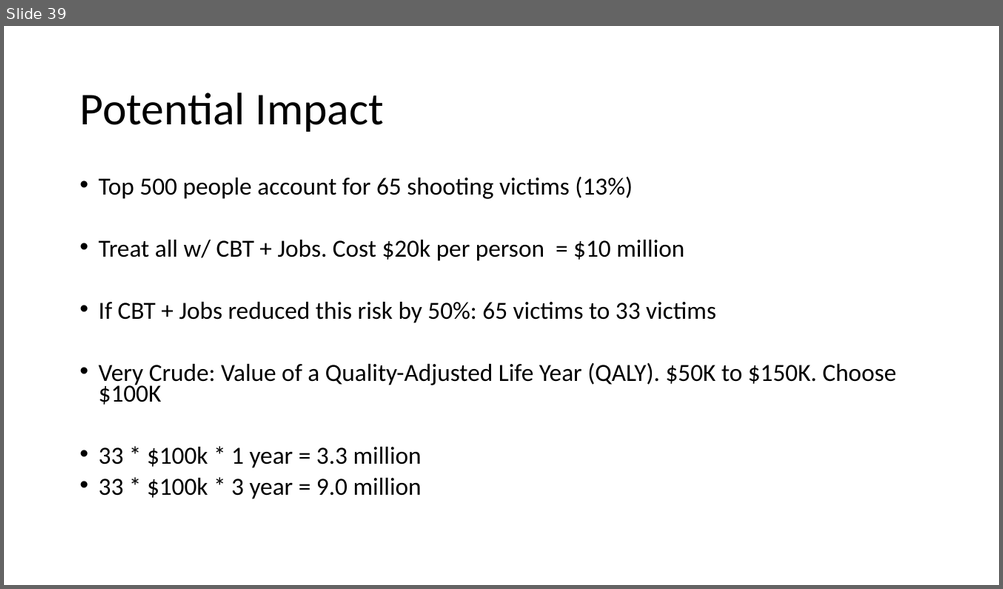
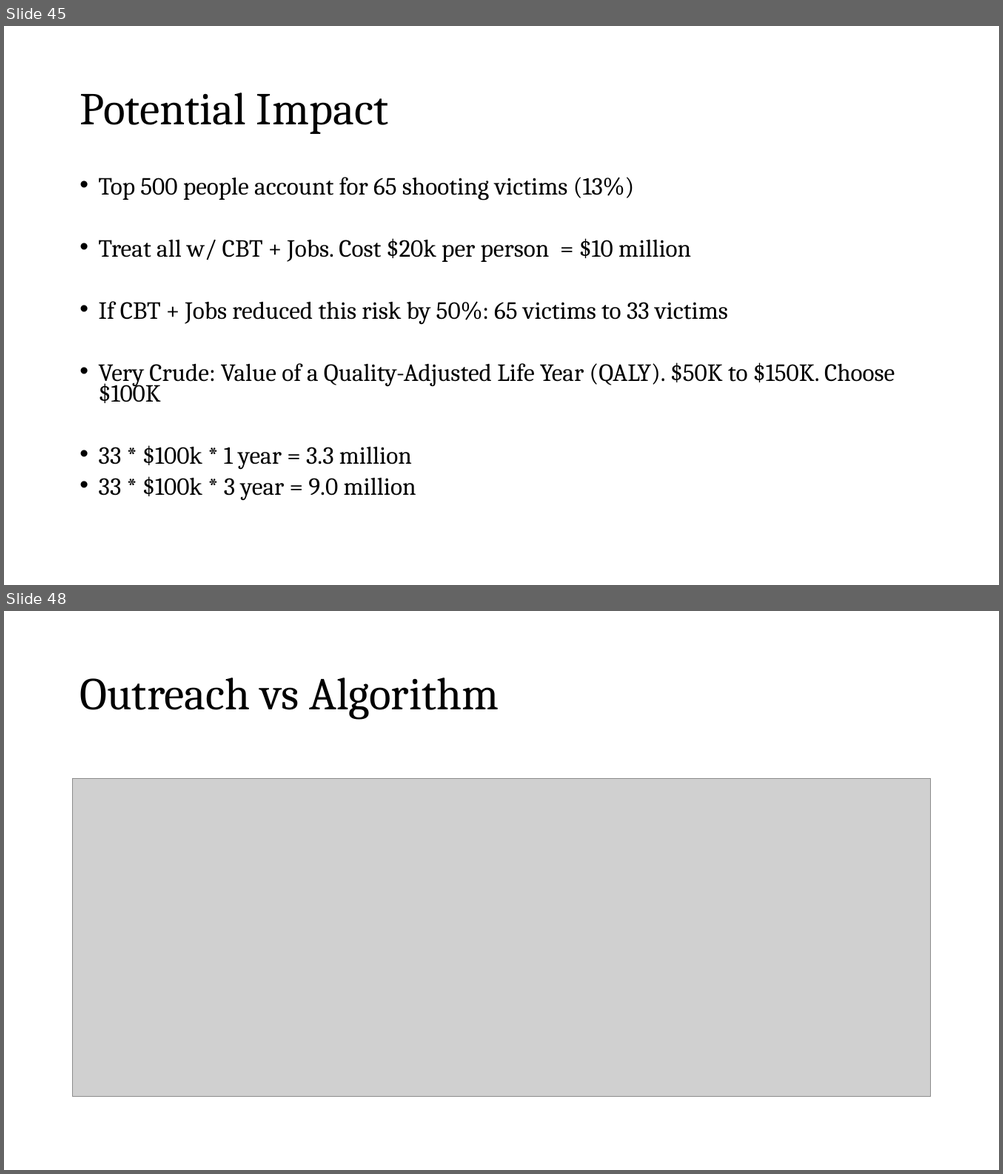
Before and after one commit to zjelveh/zjelveh.github.io, a slide deck: files/inst414_spring2026/lectures/lecture_14.pptx. Shown one above the other, each under a label of ours: slide 39 before the commit, slides 45 and 48 after it; the slides between them are not shown. The pictures are 1003x589 and 1003x1174 pixels, drawn with LibreOffice and Linux fonts; fonts in the diff are those of the drawing; grey boxes stand for pictures. Boxes give left, top, right and bottom in pixels: in the first picture for what was removed or moved away, otherwise in the second. Text is boxed around its words. In the diff, an @@ line names an element or a change of style, - is before the commit and + after.

Commit message:
Add INST414 cost benefit explainer

```diff
--- a/files/inst414_spring2026/lectures/lecture_14.pptx
+++ b/files/inst414_spring2026/lectures/lecture_14.pptx
@@ slide 48 added at box(4, 611, 999, 1170), background #FFFFFF @@
@@ title added at box(79, 678, 498, 720), 44 pt, text #000000 @@
+Outreach vs Algorithm
@@ picture added at box(73, 778, 930, 1096) @@
@@ what was slide 39 is now slide 45 @@
@@ slide 45 changed as well @@
@@ title "Potential Impact" at box(79, 93, 388, 134): font Calibri to Cambria @@
@@ text "Top 500 people account for ..." at box(99, 177, 894, 501): font Calibri to Cambria @@
```
Also in this commit, not shown: 42 other slides changed, 8 other slides added, 2 other files.
